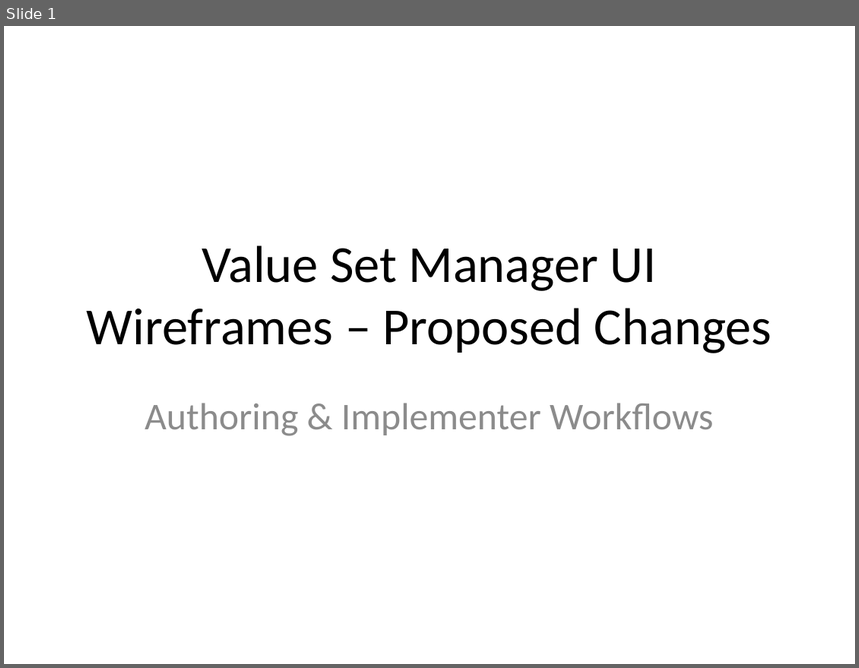
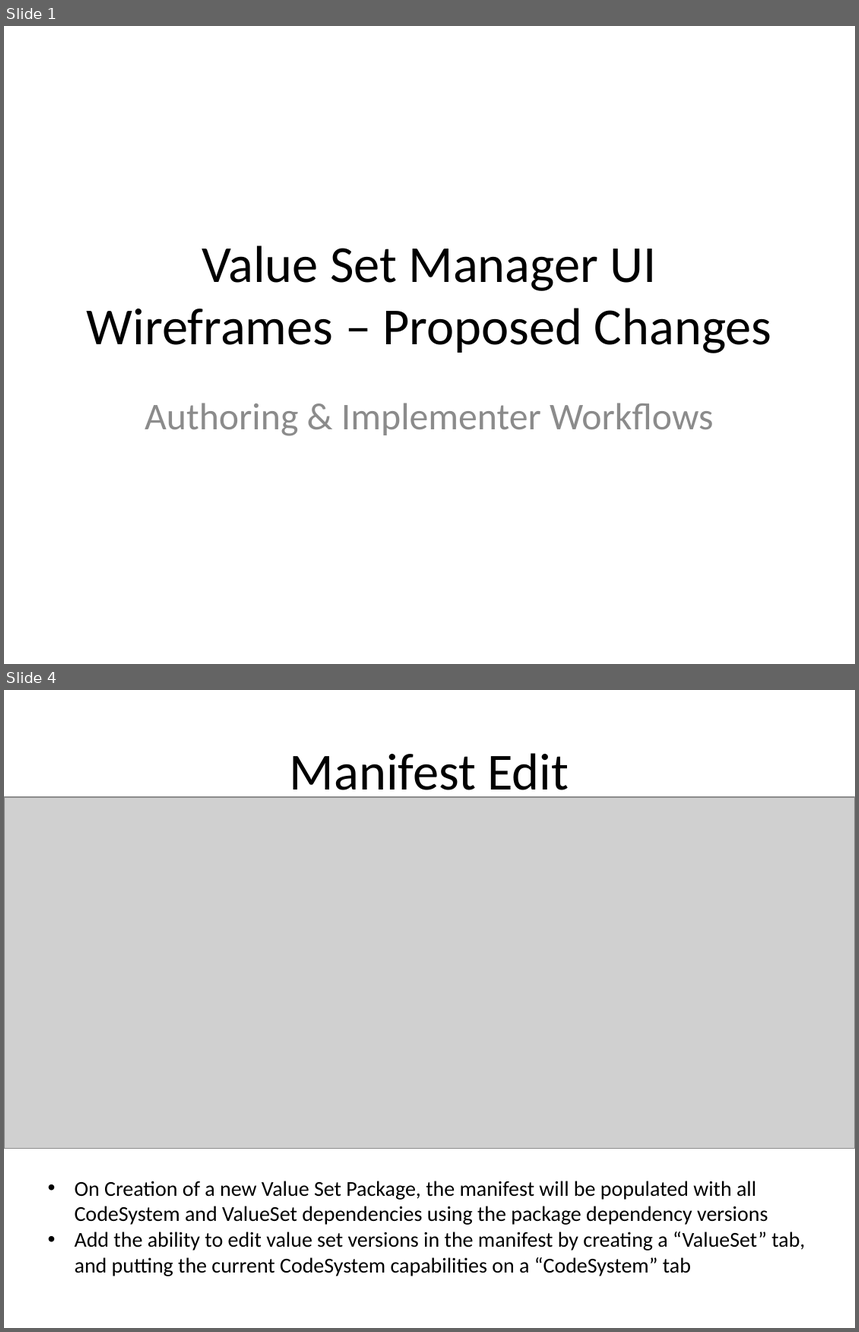
Before and after one commit to DBCG/aphl-vsm, a slide deck: vsp/docs/VSM_UI Proposal.pptx. Shown one above the other, each under a label of ours: slide 1 before the commit, slides 1 and 4 after it; the slides between them are not shown. The pictures are 859x668 and 859x1332 pixels, drawn with LibreOffice and Linux fonts; fonts in the diff are those of the drawing; grey boxes stand for pictures. Boxes give left, top, right and bottom in pixels: in the first picture for what was removed or moved away, otherwise in the second. Text is boxed around its words. In the diff, an @@ line names an element or a change of style, - is before the commit and + after.

```diff
--- a/vsp/docs/VSM_UI Proposal.pptx
+++ b/vsp/docs/VSM_UI Proposal.pptx
@@ slide 4 added at [4,690,855,1328], background #FFFFFF @@
@@ title added at [290,753,569,802], 44 pt, text #000000 @@
+Manifest Edit
@@ picture added at [4,797,855,1149] @@
@@ text added at [75,1181,805,1277], 18 pt, text #000000 @@
+• On Creation of a new Value Set Package, the manifest will be populated with all CodeSystem and ValueSet dependencies using the package dependency versions
+• Add the ability to edit value set versions in the manifest by creating a “ValueSet” tab, and putting the current CodeSystem capabilities on a “CodeSystem” tab
```
Also in this commit, not shown: 3 slides changed.
